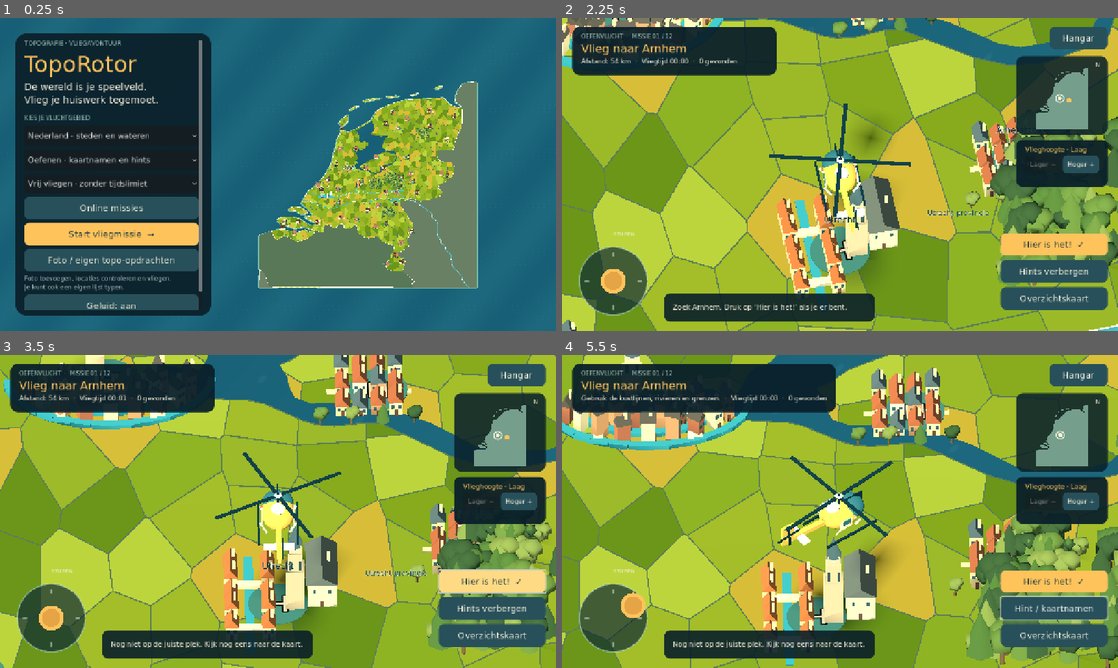
Above: before the commit, frames 1-4 (two rows, left to right).
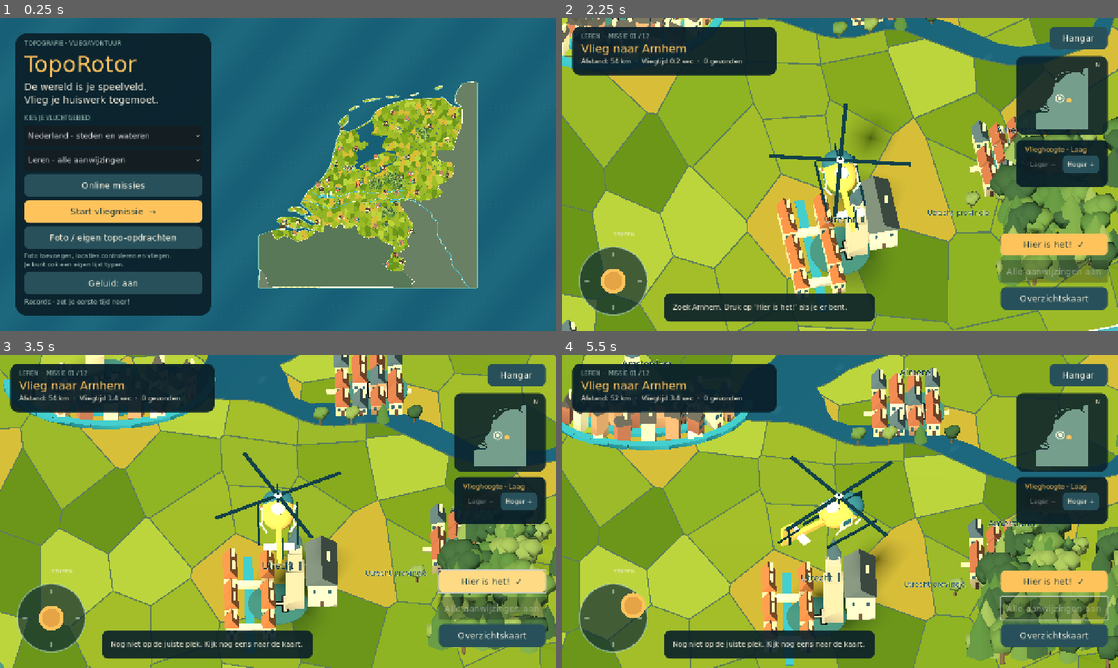
Above: after the commit, the same moments.

Repository: koenvincent/TopoRotor
Game: Godot game, scene res://main.tscn
Same seed, same stepped clock (60 frames per second), same inputs: the game is played once before the commit and once after it.
Inputs (mouse positions are in pixels of both pictures, inside the frame that each line leads up to):
- Up to frame 1 (0.25 s): no input
- Up to frame 2 (2.25 s): click "Start vliegmissie →" at 0.5 s; click "Hangar" at 1.25 s; click "Start vliegmissie →" at 2 s
- Up to frame 3 (3.5 s): click "Hier is het! ✓" at 2.75 s
- Up to frame 4 (5.5 s): click (1056, 608) at 3.5 s, where only the run before the commit has a clickable "Hints verbergen"; click (1056, 608) at 4.25 s, where only the run before the commit has a clickable "Hint / kaartnamen"; tap Enter at 5 s; drag from (612, 617) to (895, 442) at 5.02 s

The runs differ from the first frame. In frame 1, 14% of the frame differs, in the area x 4-37%, y 7-94%; in frame 2, 1.7%; in frame 3, 1.6%; in frame 4, 3.9%.

Commit message:
Introduce learning, proximity practice and timed records modes

Diff:
--- a/scripts/main.gd
+++ b/scripts/main.gd
@@ -15,10 +15,10 @@
 var progress_label: Label
 var status_label: Label
 var region_select: OptionButton
-var clock_select: OptionButton
-var timed: bool = false
-var time_limit: float = 0.0
-var timed_out: bool = false
+enum GameMode { LEARN, PRACTICE, RECORDS }
+var game_mode: int = GameMode.LEARN
+var record_result: String = ""
+const MODE_NAMES = ["LEREN", "OEFENEN", "RECORDS"]
 var content_http: HTTPRequest
 var content_status: Label
 var content_url: LineEdit
@@ -60,7 +60,7 @@
 var show_hints: bool = true
 var flight_time: float = 0.0
 var velocity: Vector2 = Vector2.ZERO
-var saved: Dictionary = {"best":{},"custom":[],"endpoint":"","mute":false}
+var saved: Dictionary = {"best":{},"records":{},"custom":[],"endpoint":"","mute":false}
 var rotor_audio: AudioStreamPlayer
 var feedback_audio: AudioStreamPlayer
 var paused_from: String = "menu"
@@ -213,15 +213,12 @@
 	region_select.item_selected.connect(func(index): load_world("nl" if index==0 else "eu"))
 	col.add_child(region_select)
 	mode_select=OptionButton.new()
-	mode_select.add_item("Oefenen · kaartnamen en hints")
-	mode_select.add_item("Testvlucht · zonder kaartnamen")
+	mode_select.add_item("Leren · alle aanwijzingen")
+	mode_select.add_item("Oefenen · hulp als je dichtbij bent")
+	mode_select.add_item("Records · zonder hints, op snelheid")
+	mode_select.item_selected.connect(func(_index): update_best_label())
 	mode_select.custom_minimum_size.y=48
 	col.add_child(mode_select)
-	clock_select=OptionButton.new()
-	clock_select.add_item("Vrij vliegen · zonder tijdslimiet")
-	clock_select.add_item("Tijdrit · 90 seconden per locatie")
-	clock_select.custom_minimum_size.y=44
-	col.add_child(clock_select)
 	col.add_child(button("Online missies",open_online_content))
 	col.add_child(button("Start vliegmissie  →",func(): start_mission(),true))
 	col.add_child(button("Foto / eigen topo-opdrachten",open_photo_dialog))
@@ -334,30 +331,39 @@
 	update_best_label()
 
 func update_best_label() -> void:
-	var practice=clampi(int(saved.best.get(region+"_oefenen",0)),0,3)
-	var test=clampi(int(saved.best.get(region+"_test",0)),0,3)
-	if practice==0 and test==0:
-		best_label.text="Klaar voor vertrek, piloot?"
-		return
-	best_label.text="Beste: oefenen %s · test %s" % ["★".repeat(practice)+"☆".repeat(3-practice),"★".repeat(test)+"☆".repeat(3-test)]
+	var best=float(saved.get("records",{}).get(record_key(catalog.presets(region)),0.0))
+	best_label.text="Records · beste standaardroute: %.1f sec" % best if best>0 else "Records · zet je eerste tijd neer!"
+
+func record_key(places: Array) -> String:
+	var route: Array=[]
+	for place in places:
+		route.append([place.name,place.lat,place.lon])
+	route.sort_custom(func(a,b): return JSON.stringify(a)<JSON.stringify(b))
+	return region+"_"+JSON.stringify(route).sha256_text()
+
 
 func start_mission(custom: Array = [],as_custom: bool = true) -> void:
 	if is_instance_valid(summary):
 		summary.queue_free()
 	custom_mission=as_custom and not custom.is_empty()
 	mission=custom.duplicate() if not custom.is_empty() else catalog.presets(region)
-	mission.shuffle()
+	game_mode=mode_select.selected
+	if game_mode==GameMode.RECORDS:
+		# Same start and route order make repeat record attempts comparable.
+		mission.sort_custom(func(a,b): return a.name<b.name)
+	else:
+		mission.shuffle()
 	world.ensure_mission_markers(mission)
 	mission_index=0
 	completed=[]
 	mistakes=0
 	flight_time=0
-	timed=clock_select.selected==1
-	time_limit=90.0*mission.size()
-	timed_out=false
-	exam=mode_select.selected==1
-	show_hints=not exam
-	hint_button.text="Hints verbergen" if show_hints else "Hint / kaartnamen"
+	record_result=""
+	exam=game_mode==GameMode.RECORDS
+	show_hints=game_mode==GameMode.LEARN
+	hint_button.visible=game_mode==GameMode.LEARN
+	hint_button.text="Alle aanwijzingen aan"
+	hint_button.disabled=true
 	hints_used=false
 	show_overview=false
 	camera_level=0
@@ -379,11 +385,9 @@
 		return
 	var p: Dictionary=mission[mission_index]
 	world.target.position=world.project(p.lon,p.lat)
-	world.target.visible=show_hints
-	world.set_hints(show_hints)
 	minimap.goal=world.target.position
-	minimap.show_goal=show_hints
-	progress_label.text="%s  ·  MISSIE %02d / %02d" % ["TESTVLUCHT" if exam else "OEFENVLUCHT",mission_index+1,mission.size()]
+	refresh_mode_hints()
+	progress_label.text="%s  ·  MISSIE %02d / %02d" % [MODE_NAMES[game_mode],mission_index+1,mission.size()]
 	title_label.text=("Vlieg boven " if p.kind=="land" else "Vlieg naar ")+p.name
 	status_label.text="Zoek %s. Druk op ‘Hier is het!’ als je er bent." % p.name
 	answer_cooldown=0.0
@@ -392,11 +396,6 @@
 	if state!="flight" or photo_open:
 		return
 	flight_time+=delta
-	if timed and flight_time>=time_limit:
-		flight_time=time_limit
-		timed_out=true
-		finish_mission()
-		return
 	answer_cooldown=max(0,answer_cooldown-delta)
 	keyboard=Vector2(float(Input.is_physical_key_pressed(KEY_D) or Input.is_physical_key_pressed(KEY_RIGHT))-float(Input.i …(246 unchanged characters)…
 	var direction=(keyboard+joystick.value).limit_length()
@@ -416,15 +415,15 @@
 	camera.position=camera.position.lerp(cam_goal,min(delta*3,1.0))
 	camera.look_at(Vector3(world.bounds.get_center().x,0,world.bounds.get_center().y) if show_overview else helicopter.position,Vector3.UP)
 	camera.size=lerp(camera.size,(max(world.bounds.size.x,world.bounds.size.y)*1.03 if show_overview else flight_zoom()),min(delta*3,1.0))
+	refresh_mode_hints()
 	minimap.aircraft=helicopter.position
 	minimap.refresh_navigation()
 	world.refresh_labels(helicopter.position,show_overview,camera.size)
 	if mission_index<mission.size():
 		var p: Dictionary=mission[mission_index]
 		var km=distance_km(p)
-		var nav="Afstand: %d km" % km if show_hints else "Gebruik de kustlijnen, rivieren en grenzen."
-		var clock_seconds=int(ceil(max(0.0,time_limit-flight_time))) if timed else int(flight_time)
-		detail_label.text="%s  ·  %s %02d:%02d  ·  %d gevonden" % [nav,"Nog" if timed else "Vliegtijd",clock_seconds/60,clock_seconds%60,completed.size()]
+		var nav="Afstand: %d km" % km if game_mode==GameMode.LEARN else "Je bent dichtbij!" if show_hints else "Zoek zelf de juiste plek."
+		detail_label.text="%s  ·  %s %.1f sec  ·  %d gevonden" % [nav,"Recordtijd" if exam else "Vliegtijd",flight_time+mistakes*10.0 if exam else flight_time,completed.size()]
 
 func _unhandled_key_input(event: InputEvent) -> void:
 	if event is InputEventKey and event.pressed and not event.echo:
@@ -479,16 +478,23 @@
 		status_label.text="Nog niet op de juiste plek. Kijk nog eens naar de kaart."
 		answer_cooldown=1.0
 
-func toggle_hint() -> void:
-	if state!="flight":
-		return
-	show_hints=not show_hints
-	if show_hints:
-		hints_used=true
-	world.set_hints(show_hints)
+func refresh_mode_hints() -> void:
+	if mission_index>=mission.size():
+		return
+	var place: Dictionary=mission[mission_index]
+	var nearby=distance_km(place)<(18.0 if region=="nl" else 75.0)
+	if place.kind=="land" and world.has_country(place.code):
+		nearby=world.country_contains(place.code,helicopter.position)
+	show_hints=game_mode==GameMode.LEARN or (game_mode==GameMode.PRACTICE and nearby)
+	# Only learning reveals map names. Practice reveals just the nearby goal.
+	world.set_hints(game_mode==GameMode.LEARN)
 	world.target.visible=show_hints
 	minimap.show_goal=show_hints
-	hint_button.text="Hints verbergen" if show_hints else "Hint / kaartnamen"
+
+func toggle_hint() -> void:
+	# Keyboard shortcuts cannot bypass the selected mode's rules.
+	if state=="flight":
+		refresh_mode_hints()
 
 func flight_altitude() -> float:
 	return FLIGHT_ALTITUDES[camera_level] if region=="nl" else FLIGHT_ALTITUDES[camera_level]*.6
@@ -527,10 +533,22 @@
 	world.target.hide()
 	rotor_audio.stop()
 	var stars=3 if mistakes==0 and exam and not hints_used else 2 if mistakes<=2 else 1
-	if not custom_mission and not timed_out:
+	if not custom_mission:
 		var key=region+("_test" if exam else "_oefenen")
 		saved.best[key]=max(int(saved.best.get(key,0)),stars)
 		save_data()
+	if game_mode==GameMode.RECORDS:
+		var score=flight_time+mistakes*10.0
+		var key=record_key(mission)
+		if not saved.has("records"):
+			saved.records={}
+		var previous=float(saved.records.get(key,0.0))
+		if previous<=0 or score<previous:
+			saved.records[key]=score
+			record_result="Nieuw record: %.1f sec (+%d sec straf)!" % [score,mistakes*10]
+			save_data()
+		else:
+			record_result="Tijd %.1f sec · record %.1f sec" % [score,previous]
 	summary=PanelContainer.new()
 	summary.position=Vector2(340,110)
 	summary.size=Vector2(600,500)
@@ -539,11 +557,11 @@
 	var col=VBoxContainer.new()
 	col.add_theme_constant_override("separation",18)
 	summary.add_child(col)
-	col.add_child(label("TIJD IS OM" if timed_out else "MISSIE VOLTOOID",16,Color("a8c8bf")))
-	col.add_child(label("Probeer het nog eens, piloot!" if timed_out else "Goed gevlogen, piloot!",32,GOLD))
-	col.add_child(label("%d / %d gevonden" % [completed.size(),mission.size()] if timed_out else "★".repeat(stars)+"☆".repeat(3-stars),52,GOLD))
+	col.add_child(label("MISSIE VOLTOOID",16,Color("a8c8bf")))
+	col.add_child(label("Goed gevlogen, piloot!",32,GOLD))
+	col.add_child(label("★".repeat(stars)+"☆".repeat(3-stars),52,GOLD))
 	col.add_child(label("%d locaties gevonden · %d pogingen mis\nVliegtijd %02d:%02d" % [completed.size(),mistakes,int(flight_time)/60,int(flight_time)%60],21))
-	var tip=label("Drie sterren: een foutloze testvlucht zonder hints.",16,Color("b5cec4"))
+	var tip=label(record_result if exam else "Leren: alle hulp. Oefenen: doel verschijnt pas dichtbij.",16,Color("b5cec4"))
 	tip.autowrap_mode=TextServer.AUTOWRAP_WORD_SMART
 	col.add_child(tip)
 	col.add_child(button("Dezelfde locaties opnieuw",func(): start_mission(mission,custom_mission),true))
@@ -1149,17 +1167,42 @@
 	photo_open=false
 	return_menu()
 	feedback_audio.stop()
-	clock_select.select(1)
+	load_world("nl")
+	mode_select.select(GameMode.LEARN)
 	start_mission([catalog.lookup.amsterdam])
-	var scores_before_timeout=JSON.stringify(saved.best)
-	flight_time=time_limit-.01
-	_process(.02)
-	assert(state=="summary" and timed_out and completed.is_empty(),"Expired time trial ends without awarding completion")
-	assert(JSON.stringify(saved.best)==scores_before_timeout,"Timeout does not award stars")
-	clock_select.select(0)
+	assert(minimap.show_goal and world.target.visible,"Learning reveals the target")
+	mode_select.select(GameMode.PRACTICE)
 	start_mission([catalog.lookup.amsterdam])
-	_process(100.0)
-	assert(state=="flight" and not timed_out,"Untimed flight has no deadline")
+	assert(not minimap.show_goal and not world.target.visible,"Practice hides distant target")
+	toggle_hint()
+	assert(not minimap.show_goal,"H cannot reveal distant practice target")
+	helicopter.position=world.project(catalog.lookup.amsterdam.lon,catalog.lookup.amsterdam.lat)
+	refresh_mode_hints()
+	assert(minimap.show_goal and world.target.visible,"Practice reveals nearby target")
+	helicopter.position=world.project(SPAWN.x,SPAWN.y)
+	refresh_mode_hints()
+	assert(not minimap.show_goal,"Practice hides target again when leaving range")
+	mode_select.select(GameMode.RECORDS)
+	start_mission([catalog.lookup.amsterdam])
+	helicopter.position=world.project(catalog.lookup.amsterdam.lon,catalog.lookup.amsterdam.lat)
+	refresh_mode_hints()
+	toggle_hint()
+	assert(not minimap.show_goal and not world.target.visible,"Records never reveals target, even nearby or via H")
+	for marker in world.labels:
+		assert(not marker.visible,"Records hides all map names")
+	flight_time=12.5
+	mistakes=1
+	answer()
+	var race_key=record_key(mission)
+	assert(state=="summary" and saved.records[race_key]==22.5,"Record adds ten seconds per wrong answer")
+	start_mission([catalog.lookup.amsterdam])
+	helicopter.position=world.project(catalog.lookup.amsterdam.lon,catalog.lookup.amsterdam.lat)
+	flight_time=30
+	answer()
+	assert(saved.records[race_key]==22.5,"Slower attempt cannot overwrite record")
+	var cleaned=ProgressStore.clean({"records":{race_key:22.5,"bad":-1}})
+	assert(cleaned.records.get(race_key)==22.5 and not cleaned.records.has("bad"),"Record validation preserves only valid results")
+	mode_select.select(GameMode.LEARN)
 	return_menu()
 	open_online_content()
 	assert(apply_online_content(FileAccess.get_file_as_string("res://content/missions.json")),"Online lesson example validates")
--- a/scripts/progress_store.gd
+++ b/scripts/progress_store.gd
@@ -12,7 +12,7 @@
 	return typeof(v) in [TYPE_INT,TYPE_FLOAT] and is_finite(float(v)) and float(v)>VERSION
 
 static func clean(raw: Variant) -> Dictionary:
-	var data: Dictionary = {"version":VERSION,"best":{},"custom":[],"endpoint":"","mute":false}
+	var data: Dictionary = {"version":VERSION,"best":{},"records":{},"custom":[],"endpoint":"","mute":false}
 	if not raw is Dictionary:
 		return data
 	if raw.get("mute") is bool:
@@ -24,6 +24,15 @@
 			var score: Variant=raw.best.get(key)
 			if typeof(score) in [TYPE_INT,TYPE_FLOAT] and is_finite(float(score)) and score>=0 and score<=3 and float(score)==floor(float(score)):
 				data.best[key]=int(score)
+	if raw.get("records") is Dictionary:
+		var count=0
+		for key in raw.records:
+			if count>=1000:
+				break
+			var value: Variant=raw.records[key]
+			if key is String and key.length()<=80 and typeof(value) in [TYPE_INT,TYPE_FLOAT] and is_finite(float(value)) and float(value)>0 and float(value)<604800:
+				data.records[key]=float(value)
+				count+=1
 	if raw.get("custom") is Array:
 		var valid_codes: Array=[]
 		var catalog=TopoCatalog.new()
Not shown, changed: docs/ONLINE-MISSIES.md
